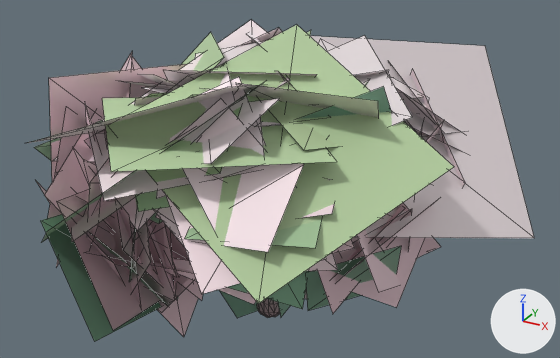
An edit to the glTF model world/spring_court/shared/models/cards/crab_apple_v0.glb, drawn before and after from the same camera.
Both versions are drawn from a camera (50 mm lens) standing at (8.91, -15.66, 11.43) and looking at (0.26, 0.07, 3.57). Lighting does not change. The marker at lower right points along +X, +Y and +Z. The older version comes first. Mesh edges are drawn as thin lines. Vertices at exactly the same position are counted once.

Names of what the first picture shows: 'far', 'near'.
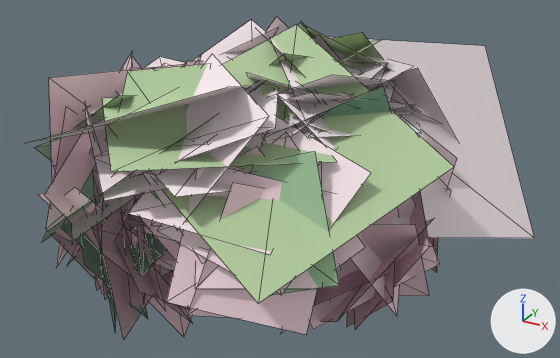
Pixel boxes [x1, y1, x2, y2] of what changed, in the pictures (560 x 358 px):
'near', reshaped: before [37, 32, 465, 342]; after [38, 17, 457, 339]
part 1 of me_near, rebuilt (not visible before): after [265, 92, 356, 137]
part 2 of me_near, rebuilt: before [257, 97, 340, 150]; after [277, 92, 413, 110]
part 3 of me_near, rebuilt: before [328, 36, 412, 126]; after [270, 38, 329, 132]
part 4 of me_near, rebuilt (not visible afterwards): before [252, 122, 281, 127]
part 5 of me_near, rebuilt (not visible before): after [278, 75, 396, 94]
part 6 of me_near, rebuilt: before [357, 229, 401, 292]; after [350, 239, 399, 316]
part 7 of me_near, rebuilt (mostly hidden afterwards): before [318, 249, 364, 313]; after [329, 206, 399, 300]
part 8 of me_near, rebuilt (mostly hidden before): before [310, 209, 412, 272]; after [347, 260, 395, 327]
part 9 of me_near, rebuilt (mostly hidden before): before [379, 214, 395, 246]; after [310, 197, 440, 329]
part 10 of me_near, rebuilt (mostly hidden before): before [304, 291, 307, 299]; after [362, 224, 429, 296]
part 11 of me_near, rebuilt (not visible afterwards): before [336, 206, 405, 274]
part 12 of me_near, rebuilt: before [305, 246, 401, 311]; after [321, 218, 434, 322]
part 13 of me_near, rebuilt: before [336, 200, 437, 283]; after [354, 191, 430, 329]
part 14 of me_near, rebuilt (not visible afterwards): before [351, 238, 425, 307]
part 15 of me_near, deleted: before [37, 32, 465, 342]
part 16 of me_near, built on: before [393, 203, 441, 258]; after [38, 17, 457, 339]

The edits, one by one:
me_near is used by ob_near; location (0.0, 0.0, 0.0).
me_near had 2018 vertices, 2012 faces and spanned x -5.18..4.95, y -5.21..5.65, z -0.51..7.22.
me_near now has 2144 vertices, 2016 faces and spans x -5.44..4.69, y -4.93..5.6, z -0.51..7.47.
me_near part 1: the loose piece of 4 vertices spanning x -0.89..2.47, y -2.4..0.95, z 5.28..5.6 is rebuilt with 4 vertices and now spans x -0.56..2.56, y -2.41..0.85, z 5.28..6.27.
me_near part 2: the loose piece of 4 vertices spanning x -0.45..3.39, y -2.19..1.89, z 5.06..6.47 is rebuilt with 4 vertices and now spans x -0.52..3.43, y -1.73..1.85, z 4.64..6.59.
me_near part 3: the loose piece of 4 vertices spanning x -0.55..3.63, y -1.62..1.85, z 4.68..7.01 is rebuilt with 4 vertices and now spans x -0.13..3.3, y -1.67..2.61, z 4.49..7.09.
me_near part 4: the loose piece of 4 vertices spanning x -1.02..2.13, y -2.2..0.94, z 5.45..5.78 is rebuilt with 4 vertices and now spans x -0.56..2.2, y -1.5..1.32, z 5.18..5.78.
me_near part 5: the loose piece of 4 vertices spanning x 0.14..2.8, y -1.61..0.91, z 4.81..6.49 is rebuilt with 4 vertices and now spans x -0.39..2.64, y -1.19..1.6, z 4.88..6.86.
me_near part 6: the loose piece of 4 vertices spanning x 2.12..4.0, y -2.49..0.9, z 1.54..4.95 is rebuilt with 4 vertices and now spans x 2.19..4.01, y -2.65..1.43, z 1.39..5.08.
me_near part 7: the loose piece of 4 vertices spanning x 2.44..3.15, y -2.71..0.12, z 1.53..4.43 is rebuilt with 4 vertices and now spans x 2.52..3.71, y -2.86..0.25, z 1.49..4.54.
me_near part 8: the loose piece of 4 vertices spanning x 1.65..3.91, y -2.21..1.34, z 0.68..3.77 is rebuilt with 4 vertices and now spans x 1.88..4.1, y -1.76..1.11, z 0.37..3.82.
me_near part 9: the loose piece of 4 vertices spanning x 0.43..3.78, y -1.95..-0.2, z 0.98..4.63 is rebuilt with 4 vertices and now spans x 0.95..4.55, y -2.44..0.08, z 1.02..5.33.
me_near part 10: the loose piece of 4 vertices spanning x 1.05..3.75, y -2.43..0.33, z 0.64..4.13 is rebuilt with 4 vertices and now spans x 1.38..4.38, y -2.14..0.1, z 0.97..3.97.
me_near part 11: the loose piece of 4 vertices spanning x 1.62..3.88, y -2.03..1.28, z 1.5..3.94 is rebuilt with 4 vertices and now spans x 1.91..3.34, y -2.34..0.88, z 1.32..4.8.
me_near part 12: the loose piece of 4 vertices spanning x 1.79..3.96, y -2.5..0.09, z 0.93..3.19 is rebuilt with 4 vertices and now spans x 1.84..4.59, y -3.19..1.16, z 0.54..3.93.
me_near part 13: the loose piece of 4 vertices spanning x 1.85..4.39, y -2.37..1.49, z 1.04..3.97 is rebuilt with 4 vertices and now spans x 1.6..4.69, y -1.39..1.47, z 0.76..4.52.
me_near part 14: the loose piece of 4 vertices spanning x 1.51..4.22, y -2.04..0.99, z 1.14..5.05 is rebuilt with 4 vertices and now spans x 1.11..3.13, y -2.18..0.2, z 1.67..4.78.
me_near part 15: 297 loose pieces with 1188 vertices, spanning x -5.18..4.95, y -5.21..5.65, z 0.43..7.22, are deleted.
me_near part 16: 20 vertices removed from x -1.63..4.34, y -1.66..3.96, z 0.72..6.01; 1372 vertices added at x -5.44..4.58, y -4.93..5.6, z 0.46..7.47.
Other edits to the shape of me_near do not show in these pictures.
